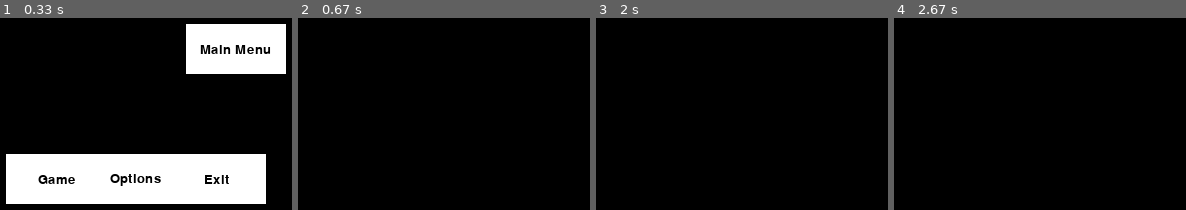
Above: before the commit, frames 1-4 (left to right).
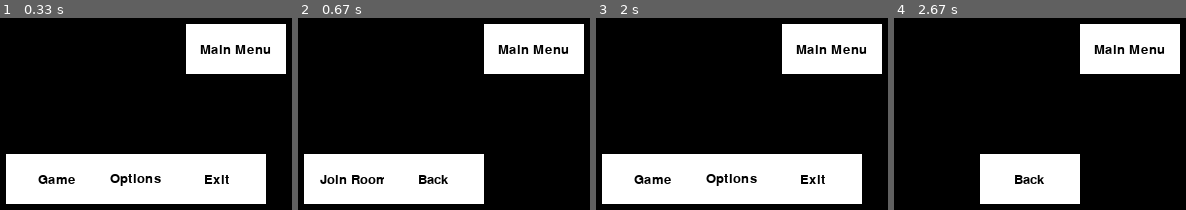
Above: after the commit, the same moments.

Repository: noLePhi/pygame_dodgeball
Game: pygame game, started from menu.py
Two runs of this game, one before a commit and one after it. Both use one fixed random seed, a clock stepped at 60 frames per second and the inputs below.
Inputs (mouse positions are in pixels of both pictures, inside the frame that each line leads up to):
- Up to frame 1 (0.33 s): no input
- Up to frame 2 (0.67 s): click "Game" at 0.38 s
- Up to frame 3 (2 s): click (outside the picture) at 0.72 s; click (677, 179) at 1.05 s; click (712, 154) at 1.88 s
- Up to frame 4 (2.67 s): click (1031, 179) at 2.22 s, where only the run after the commit has a clickable "Options"

Frame 1 is identical in both runs. In frame 2, 24% of the frame differs, in the area x 2-98%, y 3-97%; in frame 3, 31%; in frame 4, 17%.

Commit message:
handle menu, game, options and exit btns

Diff:
--- a/menu.py
+++ b/menu.py
@@ -13,8 +13,10 @@
 pygame.display.set_caption('Game Base')
 screen = pygame.display.set_mode((width, height))
 
+click = False
 
-click = False
+bt_w = 100
+bt_h = 50
 
 class Button:
     def __init__(self, text, x, y, width, height, color):
@@ -46,9 +48,6 @@
 
         screen.fill((0, 0, 0))
 
-        bt_w = 100
-        bt_h = 50
-
         btns = [Button("Main Menu", round(width/2) - bt_w/2, 20, bt_w, bt_h, (255, 255, 255)),
                 Button("Game", 20, 150, bt_w, bt_h, (255, 255, 255)),
                 Button("Options", 100, 150, bt_w, bt_h, (255, 255, 255)),
@@ -56,7 +55,9 @@
 
         for btn in btns:
             btn.draw(screen)
+
         click = False
+
         for event in pygame.event.get():
             if event.type == QUIT:
                 pygame.quit()
@@ -73,6 +74,9 @@
                             game()
                         elif btn.text == "Options":
                             options()
+                        elif btn.text == "Exit":
+                            pygame.quit()
+                            sys.exit()
 
         pygame.display.update()
         main_clock.tick(60)
@@ -80,9 +84,18 @@
 def game():
     running = True
     while running:
+
         screen.fill((0, 0, 0))
 
-        # draw_text('game', font, (255, 255, 255), screen, 20, 20)
+        btns = [Button("Main Menu", round(width/2) - bt_w/2, 20, bt_w, bt_h, (255, 255, 255)),
+                Button("Join Room", 20, 150, bt_w, bt_h, (255, 255, 255)),
+                Button("Back", 100, 150, bt_w, bt_h, (255, 255, 255))]
+
+        for btn in btns:
+            btn.draw(screen)
+
+        click = False
+
         for event in pygame.event.get():
             if event.type == QUIT:
                 pygame.quit()
@@ -90,16 +103,35 @@
             if event.type == KEYDOWN:
                 if event.key == K_ESCAPE:
                     running = False
+            if event.type == MOUSEBUTTONDOWN:
+                mouse_pos = pygame.mouse.get_pos()
+                for btn in btns:
+                    if btn.click(mouse_pos):
+                        if btn.text == "Main Menu":
+                            main_menu()
+                        elif btn.text == "Join Room":
+                            print("Join Room")
+                        elif btn.text == "Back":
+                            running = False
 
         pygame.display.update()
         main_clock.tick(60)
 
 def options():
     running = True
+
     while running:
+
         screen.fill((0, 0, 0))
 
-        # draw_text('options', font, (255, 255, 255), screen, 20, 20)
+        btns = [Button("Main Menu", round(width/2) - bt_w/2, 20, bt_w, bt_h, (255, 255, 255)),
+                Button("Back", 100, 150, bt_w, bt_h, (255, 255, 255))]
+
+        for btn in btns:
+            btn.draw(screen)
+
+        click = False
+
         for event in pygame.event.get():
             if event.type == QUIT:
                 pygame.quit()
@@ -107,6 +139,14 @@
             if event.type == KEYDOWN:
                 if event.key == K_ESCAPE:
                     running = False
+            if event.type == MOUSEBUTTONDOWN:
+                mouse_pos = pygame.mouse.get_pos()
+                for btn in btns:
+                    if btn.click(mouse_pos):
+                        if btn.text == "Main Menu":
+                            main_menu()
+                        elif btn.text == "Back":
+                            running = False
 
         pygame.display.update()
         main_clock.tick(60)
